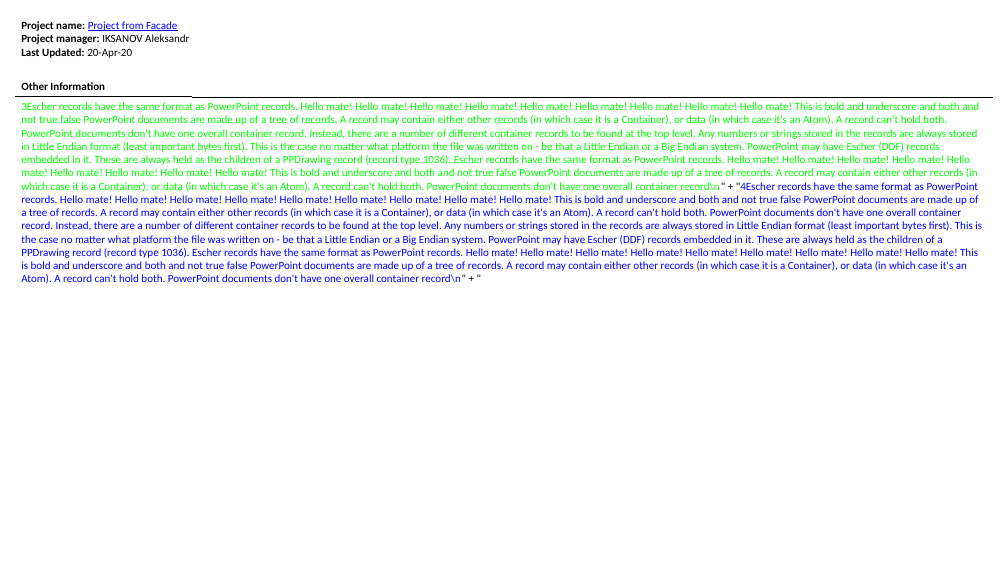
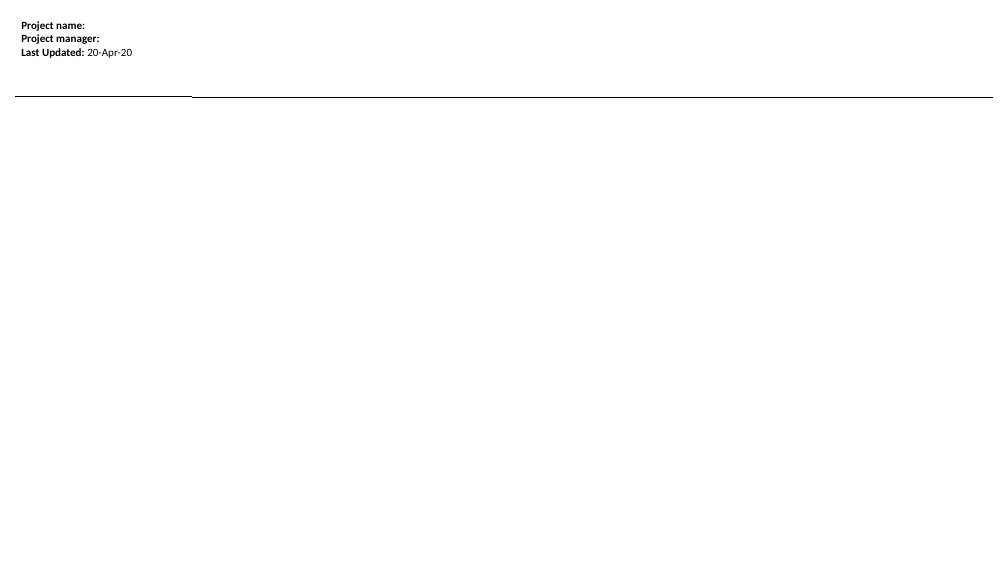
Before and after one commit to TheDiamondDoge/management_board_file_processors, a slide deck: slide 2 of html-to-ppt/createExecReviewPpt.pptx (slide 7 before the commit). Drawn at 1008x567 pixels with LibreOffice and Linux fonts; fonts in the diff are those of the drawing. Boxes give left, top, right and bottom in pixels: in the first picture for what was removed or moved away, otherwise in the second. Text is boxed around its words. In the diff, an @@ line names an element or a change of style, - is before the commit and + after.

```diff
--- a/html-to-ppt/createExecReviewPpt.pptx
+++ b/html-to-ppt/createExecReviewPpt.pptx
@@ text at (x1=21, y1=21, x2=132, y2=58): text changed; bold on @@
-Project name: Project from Facade
-Project manager: IKSANOV Aleksandr
-Last Updated: 20-Apr-20
+Project name:
+Project manager:
+Last Updated: 20-Apr-20
@@ text removed at (x1=21, y1=82, x2=105, y2=90) @@
-Other Information
@@ text removed at (x1=21, y1=102, x2=982, y2=284) @@
-3Escher records have the same format as PowerPoint records. Hello mate! Hello mate! Hello mate! Hello mate! Hello mate! Hello mate! Hello mate! Hello mate! Hello mate! This is bold and underscore and both and not true false PowerPoint documents are made up of a tree of records. A record may contain either other records (in which case it is a Container), or data (in which case it's an Atom). A record can't hold both. PowerPoint documents don't have one overall container record. Instead, there are a number of different container records to be found at the top level. Any numbers or strings stored in the records are always stored in Little Endian format (least important bytes first). This is the case no matter what platform the file was written on - be that a Little Endian or a Big Endian system. PowerPoint may have Escher (DDF) records embedded in it. These are always held as the children of a PPDrawing record (record type 1036). Escher records have the same format as PowerPoint records. Hello mate! Hello mate! Hello mate! Hello mate! Hello mate! Hello mate! Hello mate! Hello mate! Hello mate! This is bold and underscore and both and not true false PowerPoint documents are made up of a tree of records. A record may contain either other records (in which case it is a Container), or data (in which case it's an Atom). A record can't hold both. PowerPoint documents don't have one overall container record\n" + "4Escher records have the same format as PowerPoint records. Hello mate! Hello mate! Hello mate! Hello mate! Hello mate! Hello mate! Hello mate! Hello mate! Hello mate! This is bold and underscore and both and not true false PowerPoint documents are made up of a tree of records. A record may contain either other records (in which case it is a Container), or data (in which case it's an Atom). A record can't hold both. PowerPoint documents don't have one overall container record. Instead, there are a number of different container records to be found at the top level. Any numbers or strings stored in the records are always stored in Little Endian format (least important bytes first). This is the case no matter what platform the file was written on - be that a Little Endian or a Big Endian system. PowerPoint may have Escher (DDF) records embedded in it. These are always held as the children of a PPDrawing record (record type 1036). Escher records have the same format as PowerPoint records. Hello mate! Hello mate! Hello mate! Hello mate! Hello mate! Hello mate! Hello mate! Hello mate! Hello mate! This is bold and underscore and both and not true false PowerPoint documents are made up of a tree of records. A record may contain either other records (in which case it is a Container), or data (in which case it's an Atom). A record can't hold both. PowerPoint documents don't have one overall container record\n" + "
```
Also in this commit, not shown: 4 other slides changed, 2 slides removed, 9 other files.
